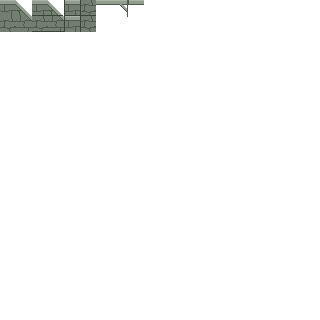
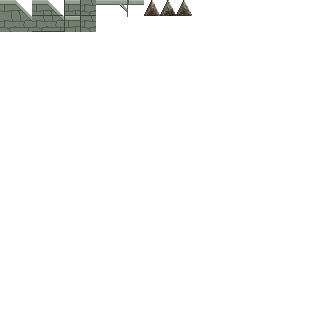
Two versions of the same layered image (320 x 320). Layer-by-layer changes:
painted on "Layer 1" over [144,0,192,16]
